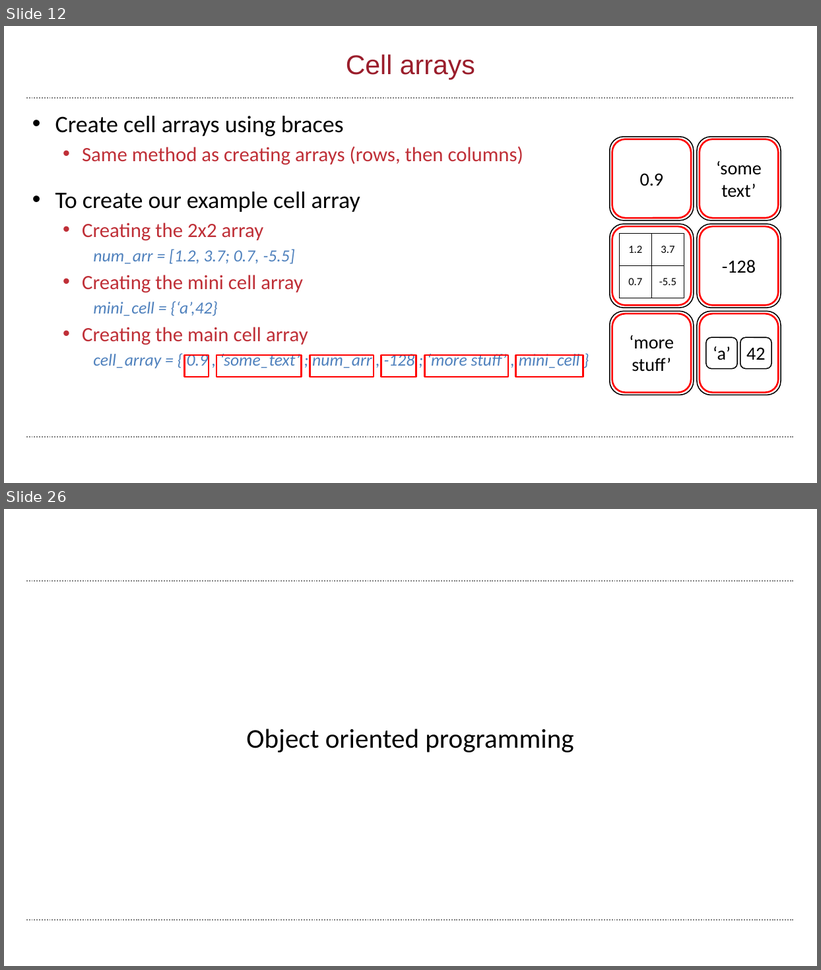
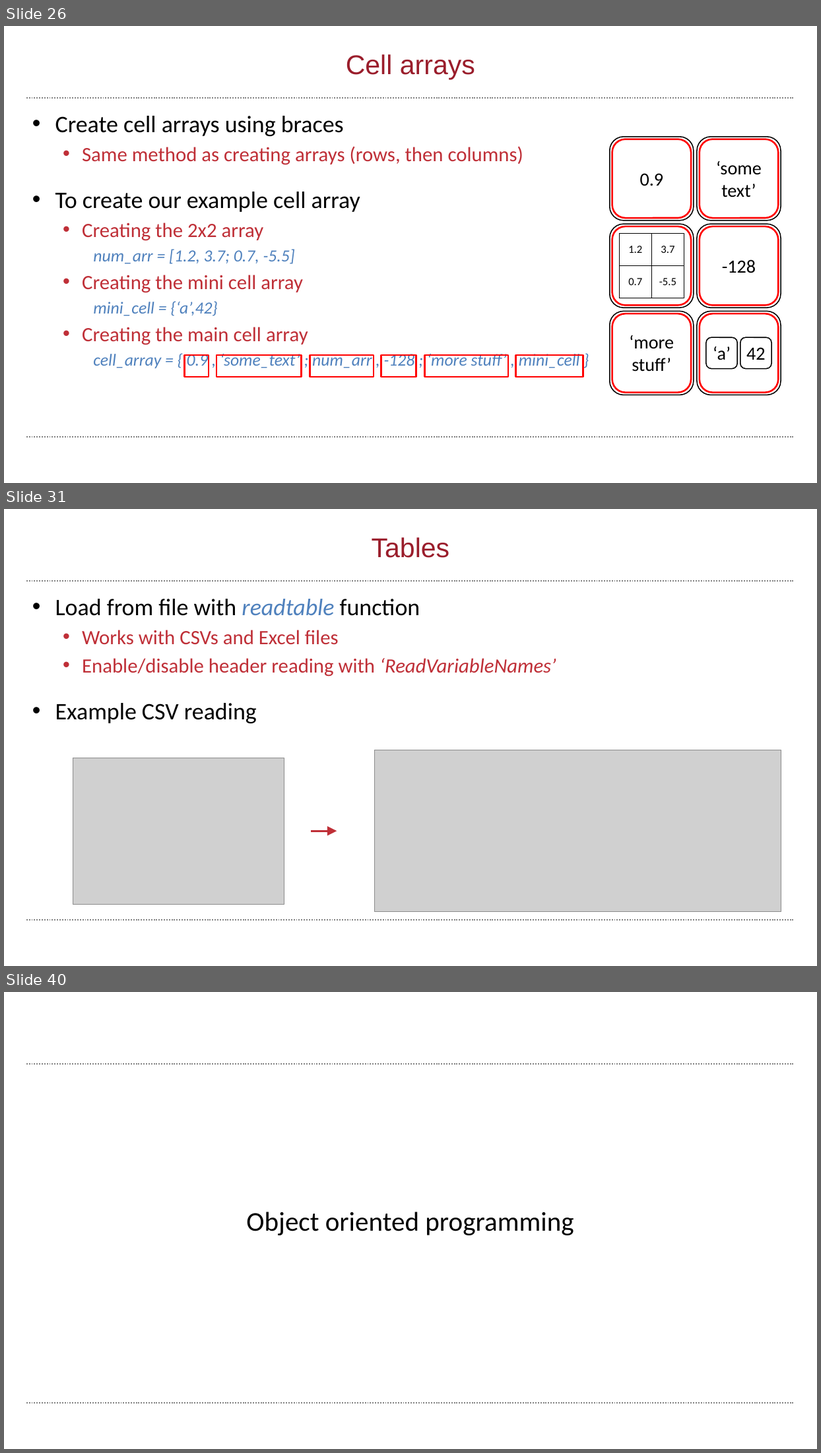
Before and after one commit to wbif-bristol/MATLAB-course, a slide deck: Session 3 - Advanced data structures/MATLAB Session 3.pptx. Shown one above the other, each under a label of ours: slides 12 and 26 before the commit, slides 26, 31 and 40 after it; the slides between them are not shown. The pictures are 821x970 and 821x1453 pixels, drawn with LibreOffice and Linux fonts; fonts in the diff are those of the drawing; grey boxes stand for pictures; background and template pictures are left out. Boxes give left, top, right and bottom in pixels: in the first picture for what was removed or moved away, otherwise in the second. Text is boxed around its words. In the diff, an @@ line names an element or a change of style, - is before the commit and + after.

```diff
--- a/Session 3 - Advanced data structures/MATLAB Session 3.pptx
+++ b/Session 3 - Advanced data structures/MATLAB Session 3.pptx
@@ slide 31 added at [4,509,817,966], background #FFFFFF; not listed: 2 template elements that a slide beside it also shows @@
@@ title added at [372,537,450,558], 32 pt, text #9A1D2B @@
+Tables
@@ text added at [55,599,556,723], 24 pt, text #BF2F37 @@
+• Load from file with readtable function
+  • Works with CSVs and Excel files
+  • Enable/disable header reading with ‘ReadVariableNames’
+• Example CSV reading
@@ picture added at [73,758,284,905] @@
@@ picture added at [374,751,781,912] @@
@@ arrow added from (311, 831) to (337, 831), #BF2F37 2.25 pt @@
@@ what was slide 12 is now slide 26 @@
@@ what was slide 26 is now slide 40 @@
```
Also in this commit, not shown: 9 slides changed, 18 other slides added, 1 slide removed, 22 other files.
